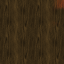
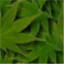
Revision of a layered (64, 64) image; what changed, layer by layer:
hid group "Layer Group #5" (5 layers) over [0, 0, 64, 64]
added group "Leaf" with 3 layers above "Layer Group #4" over [0, 0, 64, 64]
added layer "Pasted Layer" (multiply) in group "Leaf" over [0, 0, 64, 64]
added layer "Layer #3" in group "Leaf" over [0, 0, 64, 64]
